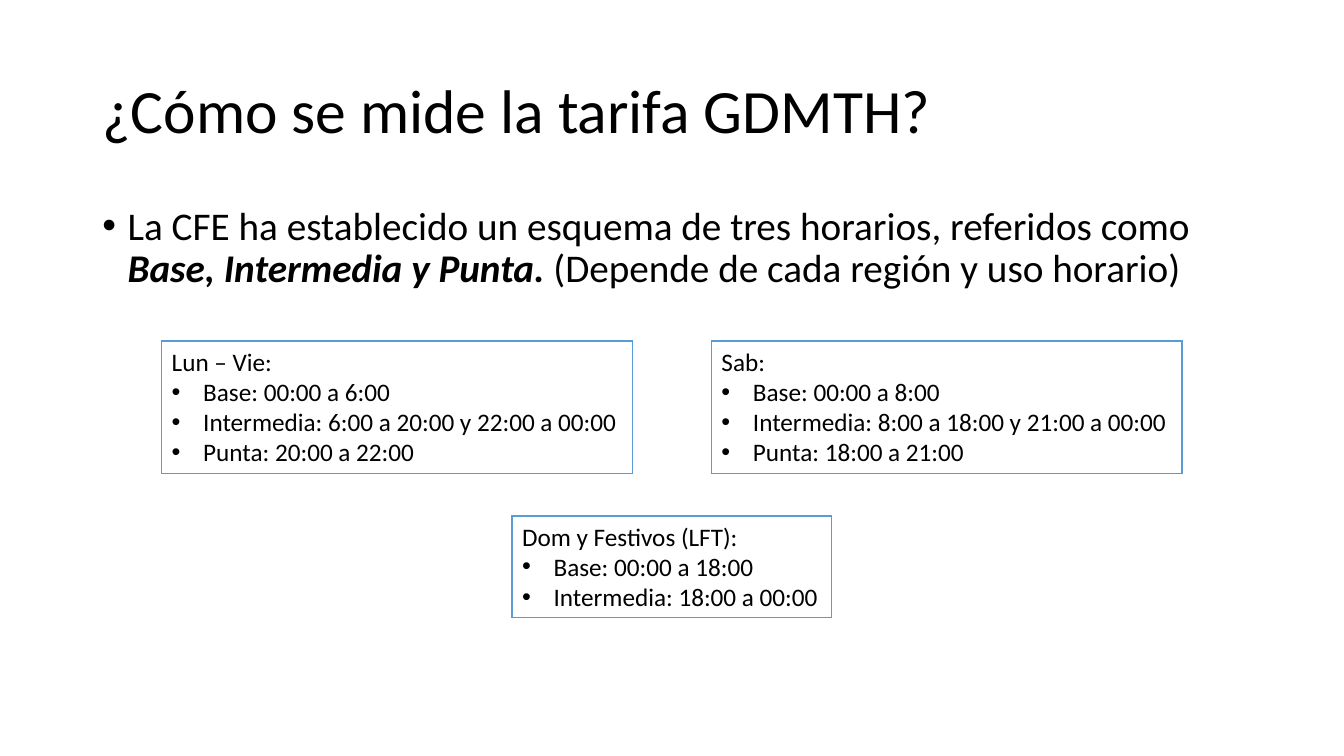
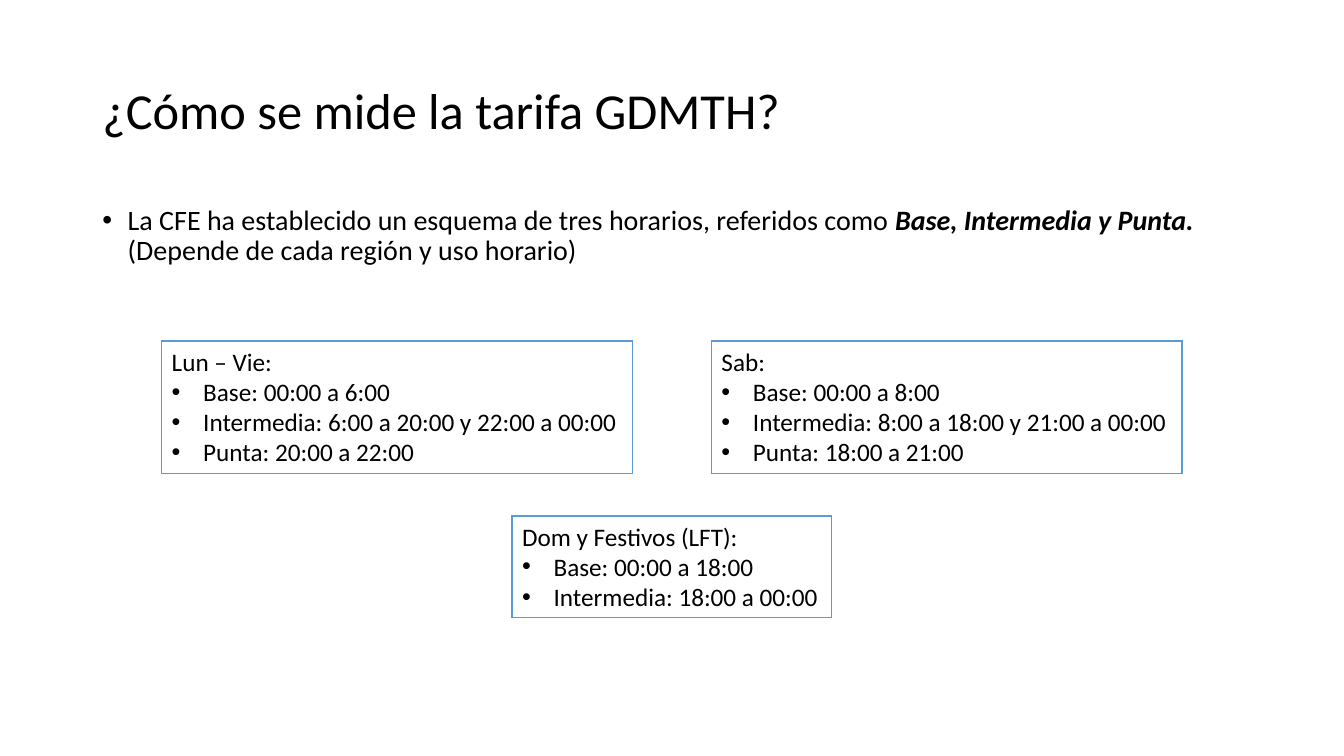
Before and after one commit to Pedri0/CFE_scraping_EDA, a slide deck: slide 5 of presentaciónEDA.pptx. Drawn at 1344x756 pixels with LibreOffice and Linux fonts; fonts in the diff are those of the drawing. Boxes give left, top, right and bottom in pixels: in the first picture for what was removed or moved away, otherwise in the second. Text is boxed around its words. In the diff, an @@ line names an element or a change of style, - is before the commit and + after.

```diff
--- a/presentaciónEDA.pptx
+++ b/presentaciónEDA.pptx
@@ title "¿Cómo se mide la tarifa ..." at bbox=[102, 94, 780, 138]: size 44 to 36 pt @@
@@ text "La CFE ha establecido un ..." at bbox=[128, 210, 1194, 265]: size 28 to 20 pt @@
```
Also in this commit, not shown: 18 other slides changed, 6 slides added, 1 other file.
